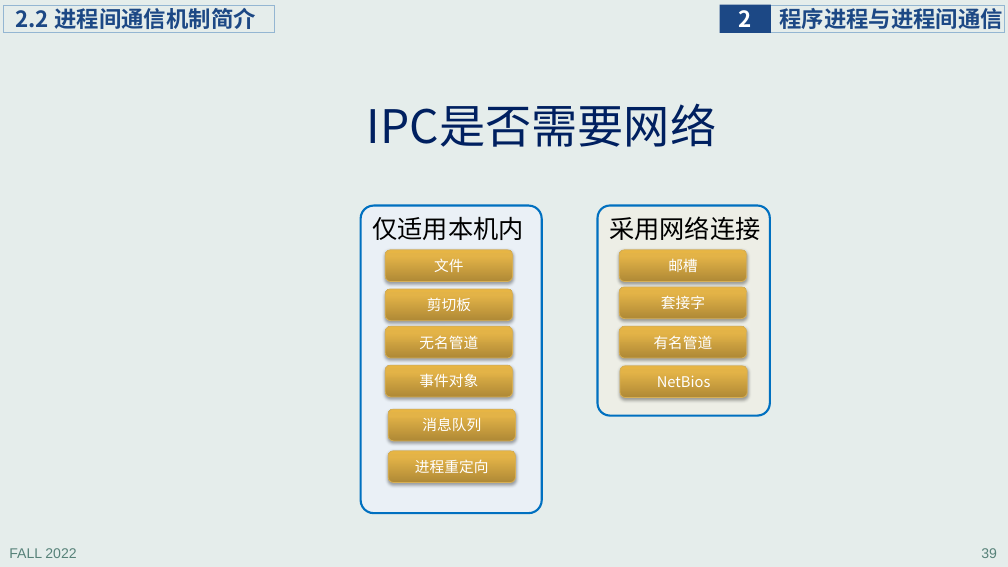
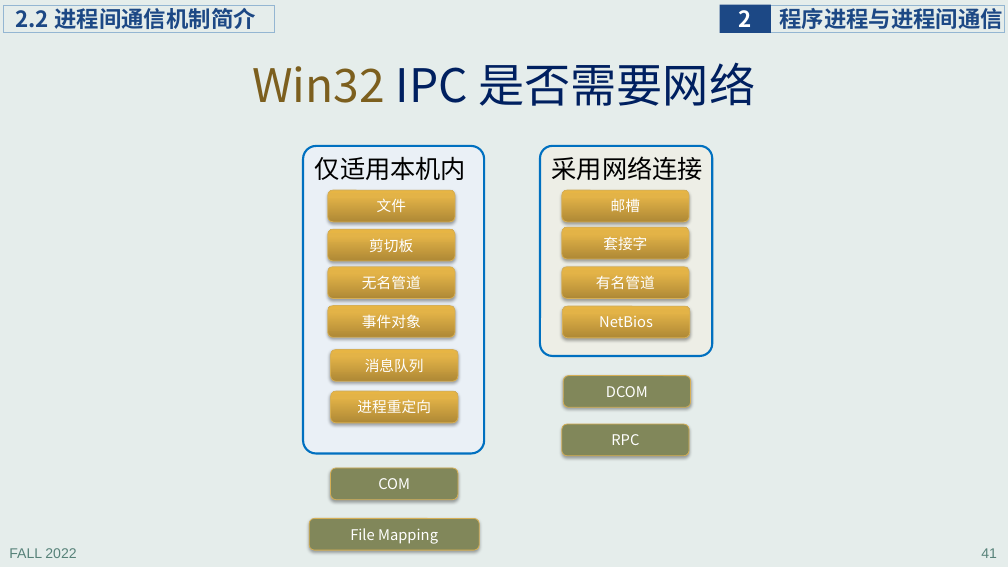
Before and after one commit to principleWindows/win-principle-2022, a slide deck: slide 41 of slides/instruction/principleWindows_2.pptx (slide 39 before the commit). Drawn at 1008x567 pixels with LibreOffice and Linux fonts; fonts in the diff are those of the drawing. Boxes give left, top, right and bottom in pixels: in the first picture for what was removed or moved away, otherwise in the second. Text is boxed around its words. In the diff, an @@ line names an element or a change of style, - is before the commit and + after.

```diff
--- a/slides/instruction/principleWindows_2.pptx
+++ b/slides/instruction/principleWindows_2.pptx
@@ title at (x1=252, y1=62, x2=755, y2=106): text changed @@
-IPC是否需要网络
+Win32 IPC 是否需要网络
@@ 7 rounded rectangles, 1 text moved together from (x1=361, y1=206, x2=760, y2=513) to (x1=303, y1=146, x2=703, y2=454) @@
@@ 5 rounded rectangles, 1 text moved together from (x1=372, y1=206, x2=770, y2=416) to (x1=315, y1=146, x2=712, y2=356) @@
@@ rounded rectangle added at (x1=563, y1=376, x2=690, y2=408), fill #81875A, outline #D6AF57 0.75 pt, 14 pt, text #FFFFFF @@
+DCOM
@@ rounded rectangle added at (x1=562, y1=424, x2=689, y2=456), fill #81875A, outline #D6AF57 0.75 pt, 14 pt, text #FFFFFF @@
+RPC
@@ rounded rectangle added at (x1=330, y1=468, x2=457, y2=500), fill #81875A, outline #D6AF57 0.75 pt, 14 pt, text #FFFFFF @@
+COM
@@ rounded rectangle added at (x1=309, y1=519, x2=479, y2=551), fill #81875A, outline #D6AF57 0.75 pt, 14 pt, text #FFFFFF @@
+File Mapping
@@ page number at (x1=981, y1=548, x2=997, y2=558): text changed @@
-39
+41
```
Also in this commit, not shown: 13 other slides changed, 3 slides added, 1 other file.
